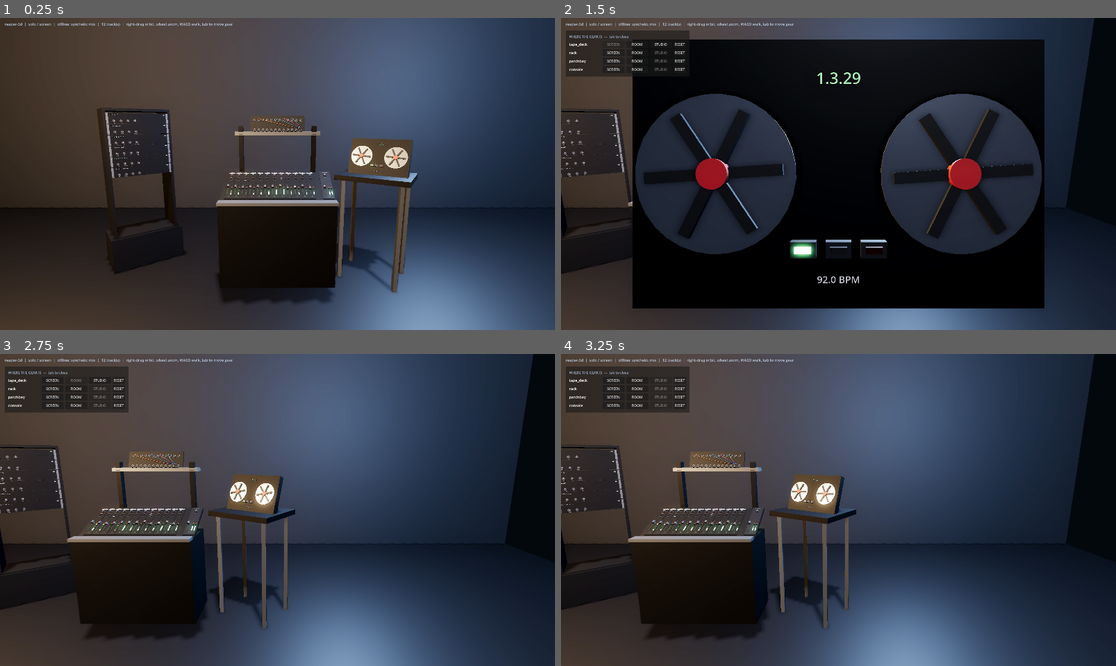
Above: before the commit, frames 1-4 (two rows, left to right).
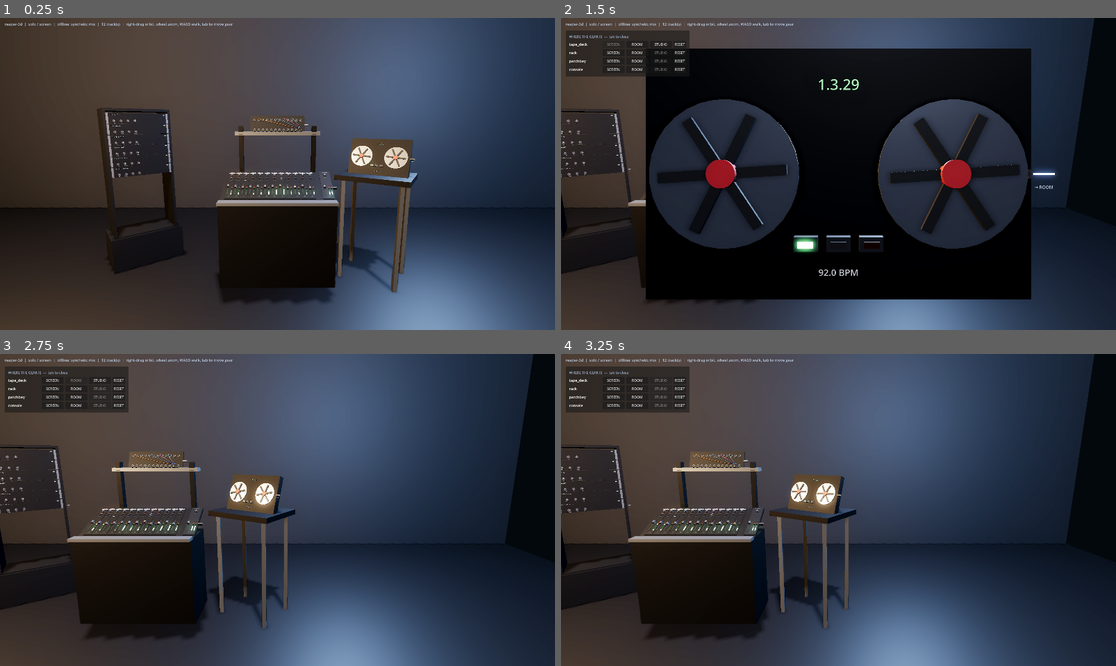
Above: after the commit, the same moments.

Repository: jacob-sabella/gd-dawlings
Game: Godot game, scene res://scenes/bootstrap.tscn
Two runs of this game, one before a commit and one after it. Both use one fixed random seed, a clock stepped at 60 frames per second and the inputs below.
Inputs (mouse positions are in pixels of both pictures, inside the frame that each line leads up to):
- Up to frame 1 (0.25 s): no input
- Up to frame 2 (1.5 s): tap Enter at 0.5 s; move the mouse to (960, 158) at 0.52 s; hold D 0.53-1.25 s; tap Tab at 0.6 s; click (960, 158) at 0.67 s; click "SCREEN" at 1.25 s
- Up to frame 3 (2.75 s): click "ROOM" at 2 s
- Up to frame 4 (3.25 s): click "STUDIO" at 2.75 s

The runs differ from the first frame. In frame 1, less than 0.1% of the frame differs, in the area x 54-75%, y 34-56%; in frame 2, 16%, in the area x 12-90%, y 6-94%; in frame 3, less than 0.1%; in frame 4, less than 0.1%.

Commit message:
The only way to move a console was a key nobody wearing a headset can press
Presentation switching had one control: a flat overlay on Tab. That is the
screen participant's tool and it is the wrong shape for the participant this
project was built for -- someone in passthrough has no 2D layer to put a list
on and no keyboard to open it with, so the central claim of the thing was
still only operable from a desk.

What they have is a hand, so the control is a thing a hand can hold: a tab
clipped to the outer edge of every surface. Tap it and the surface cycles to
the next anchor; drag it and the surface is carried, remembered for that mode
alone. One handle, two gestures, told apart by whether the surface actually
went anywhere -- a handle plus a floating menu reads as software bolted to
hardware, and the tab reads as hardware.

The mount builds the handles, not the surface. A surface that could answer
"what mode am I in" would be a surface that knows its own presentation, which
is the one thing core/presentation/presentation.gd forbids.

Three things that are not arbitrary:

The handle sits at the MIDDLE of the surface's edge, not the top corner. A
surface on a monitor is pitched back and fitted to the viewport at the depth
of its centre; a tab above that centre swings toward the camera as it
pitches, lands nearer than the plane that was fitted, and is cropped by the
edge of a frame it was measured to be inside. The first version did exactly
that and hung half off the screen.

It lies in the plane of the WORKING FACE, which on a console is laid sixty
degrees back inside the carcass, so the tab is clipped to the panel rather
than standing proud of it.

It is excluded from the surface's own measurement, and the screen framing
allows a fixed 55mm for it instead. Measuring it would be circular: the
handle is placed from the content box, so counting it grows the box, which
moves the handle.

A carry is rigid relative to the hand, so turning your wrist turns the
console -- reconstructing a position from the ray hit would slide it along a
plane and never let anyone face it toward themselves. And a tap snaps back
the few millimetres a tracked hand drifts while holding still, because a mode
switch that also silently nudges the gear is worse than either.

LayoutProfile's save path is now overridable, so the suite can exercise
placement without overwriting the layout of whoever runs it.

Diff:
--- a/core/presentation/layout_profile.gd
+++ b/core/presentation/layout_profile.gd
@@ -15,6 +15,11 @@
 ## ROOM-anchored FOR THIS VIEWER at all.
 
 const SAVE_PATH := "user://layout_profile.cfg"
+
+## Where this profile persists. Overridable so a test can exercise save/load without writing
+## over the layout of whoever is running the test -- which, for a profile whose whole content
+## is "where this person likes their gear", is a genuinely annoying thing to clobber.
+var save_path := SAVE_PATH
 
 ## {surface_id: int mode}
 var modes: Dictionary = {}
@@ -63,12 +68,12 @@
 		cfg.set_value("modes", String(id), modes[id])
 	for id in local_transforms:
 		cfg.set_value("transforms", String(id), local_transforms[id])
-	cfg.save(SAVE_PATH)
+	cfg.save(save_path)
 
 
 func load_saved() -> void:
 	var cfg := ConfigFile.new()
-	if cfg.load(SAVE_PATH) != OK:
+	if cfg.load(save_path) != OK:
 		return
 	medium = cfg.get_value("profile", "medium", medium)
 	if cfg.has_section("modes"):
--- a/core/presentation/surface.gd
+++ b/core/presentation/surface.gd
@@ -109,6 +109,11 @@
 	var first := true
 	for node in framing_root().find_children("*", "VisualInstance3D", true, false):
 		var vi := node as VisualInstance3D
+		# Presentation chrome -- the grab handle -- hangs off the surface but is not part of
+		# it. Measuring it would be circular: the handle is placed from this box, so counting
+		# it would grow the box, which moves the handle, which grows the box.
+		if vi.is_in_group(&"presentation_chrome"):
+			continue
 		var box := vi.get_aabb()
 		# Into this surface's frame: a strip is rotated and offset inside the console, and its
 		# own AABB says nothing about where the desk ends.
--- /dev/null
+++ b/core/presentation/surface_handle.gd
@@ -0,0 +1,197 @@
+class_name SurfaceHandle
+extends ControlAffordance
+
+## The grab tab clipped to the corner of every surface: where it lives, and how to move it.
+##
+## This is the in-world half of presentation switching. The flat overlay (`StageManager`) is the
+## screen participant's tool and is useless the moment someone puts a headset on -- there is no
+## 2D layer to put a list on, and no keyboard to press Tab with. What there is instead is a
+## hand, so the control is a thing the hand can take hold of.
+##
+## Two gestures on one handle, told apart by whether the surface actually went anywhere:
+##
+##   TAP    -- grab and release without moving: cycle to the next presentation mode.
+##   CARRY  -- grab and move: reposition the surface, remembered for THAT MODE only.
+##
+## Collapsing both onto one handle is deliberate. The alternative is a handle plus a menu, and a
+## menu floating beside a console is the kind of thing that reads as software bolted to
+## hardware. A tab you tap or drag reads as hardware.
+##
+## THE HANDLE DOES NOT KNOW WHAT MODE IT IS IN, and neither does the surface it hangs off. It
+## asks the mount and tells the mount; `Surface` stays ignorant of presentation exactly as
+## core/presentation/presentation.gd requires. That is also why the mount builds these rather
+## than the surface doing it: the mount is already the one object allowed to read a layout.
+
+## How far the surface must travel before a grab counts as a carry rather than a tap. Generous,
+## because a tracked controller is never still: a hand holding a tab "without moving" drifts
+## several millimetres over the half second it is held, and a tighter threshold turns every tap
+## into a one-centimetre nudge that also fails to switch modes.
+const TAP_SLOP := 0.018
+
+const BAR := Vector3(0.036, 0.011, 0.016)
+## The collision box is bigger than the thing you see. Aiming a tracked controller at a 13mm bar
+## across a room is a dart throw; aiming at the 30mm box around it is a gesture.
+const TARGET := Vector3(0.060, 0.034, 0.030)
+## Clear of the surface's outermost control, so the tab never sits over a fader.
+const MARGIN := 0.013
+
+var surface: Surface
+var mount: SurfaceMount
+
+## Lit, because a tab the colour of the chassis it is bolted to is a tab nobody finds. One pip
+## rather than a glowing slab: the gear is the thing being looked at.
+const ACCENT := Color(0.38, 0.60, 0.95)
+
+var _bar: MeshInstance3D
+var _accent: MeshInstance3D
+var _caption: Label3D
+var _grip := Transform3D.IDENTITY
+var _origin_at_grab := Vector3.ZERO
+var _carried := false
+
+
+static func create(for_surface: Surface, owning_mount: SurfaceMount) -> SurfaceHandle:
+	var handle := SurfaceHandle.new()
+	handle.name = "SurfaceHandle"
+	handle.surface = for_surface
+	handle.mount = owning_mount
+	return handle
+
+
+func _ready() -> void:
+	collision_layer = 1 << (Interactor.CONTROL_LAYER - 1)
+	collision_mask = 0
+
+	var shape := CollisionShape3D.new()
+	var box := BoxShape3D.new()
+	box.size = TARGET
+	shape.shape = box
+	add_child(shape)
+
+	_bar = MeshInstance3D.new()
+	var mesh := BoxMesh.new()
+	mesh.size = BAR
+	_bar.mesh = mesh
+	_bar.material_override = Materials.cap_plastic(Color(0.17, 0.18, 0.20))
+	_mark_chrome(_bar)
+	add_child(_bar)
+
+	_accent = MeshInstance3D.new()
+	var pip := BoxMesh.new()
+	pip.size = Vector3(BAR.x * 0.70, 0.0022, 0.0010)
+	_accent.mesh = pip
+	_accent.position = Vector3(0, 0, BAR.z * 0.5 + 0.0005)
+	_accent.material_override = Materials.led(ACCENT, true)
+	_mark_chrome(_accent)
+	add_child(_accent)
+
+	_caption = Label3D.new()
+	_caption.font_size = 40
+	_caption.pixel_size = 0.00013
+	_caption.position = Vector3(0, -BAR.y * 0.5 - 0.010, BAR.z * 0.5)
+	_caption.modulate = Color(0.60, 0.66, 0.76)
+	_caption.outline_size = 0
+	_caption.horizontal_alignment = HORIZONTAL_ALIGNMENT_CENTER
+	_mark_chrome(_caption)
+	add_child(_caption)
+
+	grab_started.connect(func(_by): _light(true))
+	grab_ended.connect(func(_by): _light(false))
+
+	if surface != null:
+		surface.rebuilt.connect(reposition)
+	reposition()
+	refresh()
+
+
+## Clipped to the outer edge of whatever the surface currently is, at the height of its middle.
+##
+## Recomputed on every rebuild and not cached, because the edge moves: a console that gained
+## eight tracks is a wider object, and a tab left at the old width ends up floating in the
+## middle of the new strips.
+##
+## MID-HEIGHT, not the top corner, and that is a framing constraint rather than taste. A surface
+## shown on a monitor is pitched back and fitted to the viewport at the depth of its centre; a
+## tab above that centre swings toward the camera as it pitches, lands nearer than the plane
+## that was fitted, and gets cropped by the edge of a frame it was measured to be inside of.
+## At the centre height there is no swing.
+func reposition() -> void:
+	if surface == null:
+		return
+	var bounds := surface.content_aabb()
+	if bounds.size.x <= 0.0:
+		return
+	var centre := bounds.get_center()
+	# Lies in the plane of the WORKING FACE, which on a console is laid sixty degrees back
+	# inside the carcass. A tab square to the surface's own axes would stand proud of the panel
+	# it is supposed to be clipped to.
+	transform = Transform3D(_face_basis(), Vector3(bounds.end.x + MARGIN, centre.y, centre.z))
+
+
+func _face_basis() -> Basis:
+	var face := surface.framing_root()
+	if face == null or face == surface:
+		return Basis.IDENTITY
+	return (surface.global_transform.affine_inverse() * face.global_transform).basis.orthonormalized()
+
+
+## Shows the mode the NEXT tap will move to, not the one the surface is in.
+##
+## A label reading the current state is useless on a control whose whole job is to change it --
+## the surface in front of you already tells you where it is. What is worth knowing before you
+## touch it is where it will go.
+func refresh() -> void:
+	if _caption == null or surface == null or mount == null:
+		return
+	var next := mount.next_mode(surface.surface_id)
+	_caption.text = "→ %s" % String(Presentation.MODE_NAMES.get(next, "?")).to_upper()
+
+
+func _on_grab_begin(_at: Vector3) -> void:
+	var hand := held_by as Interactor
+	if hand == null or surface == null:
+		return
+	# The surface is carried RIGIDLY relative to the hand: wrist rotation turns the console the
+	# way turning a held object turns it. Reconstructing a position from the ray hit instead
+	# would slide the surface along a plane and never let anyone face it toward themselves.
+	_grip = hand.aim().affine_inverse() * surface.global_transform
+	_origin_at_grab = surface.global_position
+	_carried = false
+
+
+func _on_grab_move(_at: Vector3) -> void:
+	var hand := held_by as Interactor
+	if hand == null or surface == null:
+		return
+	surface.global_transform = hand.aim() * _grip
+	if surface.global_position.distance_to(_origin_at_grab) > TAP_SLOP:
+		_carried = true
+
+
+func _on_grab_end() -> void:
+	if surface == null or mount == null:
+		return
+	if _carried:
+		mount.remember_placement(surface.surface_id)
+	else:
+		# Snap back first. A tap still drifts a few millimetres, and leaving that drift behind
+		# would mean every mode switch also silently nudged the surface off the placement the
+		# viewer had settled on.
+		surface.global_position = _origin_at_grab
+		mount.cycle_mode(surface.surface_id)
+	refresh()
+
+
+func _light(on: bool) -> void:
+	if _bar != null:
+		_bar.material_override = Materials.cap_plastic(Color(0.30, 0.34, 0.40) if on \
+				else Color(0.17, 0.18, 0.20))
+	if _accent != null:
+		_accent.material_override = Materials.led(Color(0.82, 0.90, 1.0) if on else ACCENT, true)
+
+
+## Chrome is not gear. A surface measures itself to be framed on a monitor, and a tab that
+## counted toward that measurement would push the surface back to make room for the tab, which
+## moves the corner, which moves the tab.
+func _mark_chrome(node: Node) -> void:
+	node.add_to_group(&"presentation_chrome")
--- a/core/presentation/surface_mount.gd
+++ b/core/presentation/surface_mount.gd
@@ -19,8 +19,20 @@
 ## outermost fader is against the frame reads as cropped even when it is not.
 const SCREEN_MARGIN := 1.18
 
+## Room left beside the content for the grab handle, in metres.
+##
+## A fixed allowance rather than part of the measurement, and that is the whole point: the
+## handle is placed from the content box, so measuring the handle would grow the box, which
+## moves the handle. Its size is a constant, so the space it needs can be one too.
+const CHROME_ALLOWANCE := 0.055
+
+## Which modes a tap on a handle walks through, in order.
+const MODE_ORDER := [Presentation.Mode.SCREEN, Presentation.Mode.ROOM, Presentation.Mode.STUDIO]
+
 ## {surface_id: Surface}
 var _mounted: Dictionary = {}
+## {surface_id: SurfaceHandle}
+var _handles: Dictionary = {}
 ## {surface_id: Transform3D} -- where the studio placed it, which is the authored layout and the
 ## only placement in the project a human wrote by hand. Captured at registration because the
 ## node's own transform stops being that the moment it is first re-anchored.
@@ -34,6 +46,12 @@
 	# before it has built anything, so the FIRST frame is the one that has nothing to measure,
 	# and a console that gained eight tracks is a wider object that no longer fits where it did.
 	surface.rebuilt.connect(_on_surface_rebuilt.bind(surface.surface_id))
+	# Built here rather than by the surface: a handle has to ask what mode a surface is in and
+	# tell the mount to change it, and a surface that could answer either question would be a
+	# surface that knows its own presentation. The mount is the one object allowed to.
+	var handle := SurfaceHandle.create(surface, self)
+	_handles[surface.surface_id] = handle
+	surface.add_child(handle)
 	apply(surface.surface_id)
 
 
@@ -101,7 +119,7 @@
 	var aspect := float(camera.get_viewport().get_visible_rect().size.aspect())
 	var distance := maxf(
 			pitched.size.y * 0.5 / half_v,
-			pitched.size.x * 0.5 / (half_v * aspect)) * SCREEN_MARGIN
+			(pitched.size.x * 0.5 + CHROME_ALLOWANCE) / (half_v * aspect)) * SCREEN_MARGIN
 
 	# The surface's own origin is not its centre -- a console's origin is at the front edge of
 	# the desk -- so the centre is what gets put on the axis, and the origin follows from it.
@@ -120,6 +138,57 @@
 	Session.layout.set_mode(surface_id, mode)
 	apply(surface_id)
 	Session.layout.save()
+	_refresh_handle(surface_id)
+
+
+## The next mode a tap on this surface's handle will move it to.
+##
+## Skips modes with no anchor in this session rather than cycling into them: an AR participant
+## has no virtual set, and a tap that parked the console in a studio that is not being drawn
+## would make it vanish with no way to get it back.
+func next_mode(surface_id: StringName) -> int:
+	var here := mode_of(surface_id)
+	var order := available_modes()
+	if order.is_empty():
+		return here
+	var at := order.find(here)
+	return order[(at + 1) % order.size()] if at >= 0 else order[0]
+
+
+## The modes this session can actually put a surface in, in cycle order.
+func available_modes() -> Array:
+	var out: Array = []
+	for mode in MODE_ORDER:
+		if _anchor_for(mode) != null:
+			out.append(mode)
+	return out
+
+
+## Move a surface one step round the cycle. What a handle tap does.
+func cycle_mode(surface_id: StringName) -> void:
+	var next := next_mode(surface_id)
+	if next != mode_of(surface_id):
+		set_mode(surface_id, next)
+	_refresh_handle(surface_id)
+
+
+## Keep where the viewer just dragged this surface to, for the mode it is currently in.
+func remember_placement(surface_id: StringName) -> void:
+	if not _mounted.has(surface_id):
+		return
+	var surface: Surface = _mounted[surface_id]
+	Session.layout.set_transform(surface_id, mode_of(surface_id), surface.transform)
+	Session.layout.save()
+
+
+func handle_for(surface_id: StringName) -> SurfaceHandle:
+	return _handles.get(surface_id)
+
+
+func _refresh_handle(surface_id: StringName) -> void:
+	var handle: SurfaceHandle = _handles.get(surface_id)
+	if handle != null:
+		handle.refresh()
 
 
 func mounted_ids() -> Array:
@@ -146,6 +215,7 @@
 	Session.layout.local_transforms.erase(LayoutProfile._key(surface_id, mode))
 	surface.transform = _default_transform(surface, mode)
 	Session.layout.save()
+	_refresh_handle(surface_id)
 
 
 func _anchor_for(mode: int) -> Node3D:
--- a/tests/run_tests.gd
+++ b/tests/run_tests.gd
@@ -37,6 +37,9 @@
 	_test_rig_calibration_gesture()
 	_test_rig_tip_is_ahead_of_the_grip()
 	_test_ar_studio_draws_no_room()
+	_test_handle_is_chrome_not_gear()
+	_test_handle_cycle_skips_missing_anchors()
+	_test_handle_tap_cycles_and_carry_places()
 
 	print("\n%d checks, %d failed" % [_checks, _failures.size()])
 	for f in _failures:
@@ -485,3 +488,141 @@
 	check("the snapshot carries the master volume", "/master/volume" in addresses)
 	check("the snapshot carries the master pan", "/master/pan" in addresses)
 	link.free()
+
+
+# --- the in-world grab handle -------------------------------------------------------------
+
+## A surface that is one 20cm cube, so every number below is checkable by hand.
+class BoxSurface extends Surface:
+	func _rebuild() -> void:
+		_clear_built()
+		var m := MeshInstance3D.new()
+		var box := BoxMesh.new()
+		box.size = Vector3(0.2, 0.2, 0.2)
+		m.mesh = box
+		_adopt(m)
+
+
+## An interactor whose aim is whatever the test says it is.
+class FakeHand extends Interactor:
+	var pose := Transform3D.IDENTITY
+	func aim() -> Transform3D:
+		return pose
+
+
+## Builds a mount with the anchors named in `modes`, one registered BoxSurface, and a throwaway
+## layout profile so the run does not overwrite the layout of whoever is running the tests.
+func _fake_mount(modes: Array) -> Dictionary:
+	var root := Node3D.new()
+	add_child(root)
+	var mount := SurfaceMount.new()
+	root.add_child(mount)
+	for mode in modes:
+		var anchor := Node3D.new()
+		mount.add_child(anchor)
+		match mode:
+			Presentation.Mode.SCREEN: mount.screen_stage = anchor
+			Presentation.Mode.ROOM: mount.room_anchor = anchor
+			Presentation.Mode.STUDIO: mount.studio_set = anchor
+
+	var surface := BoxSurface.new()
+	surface.surface_id = &"box"
+	surface.surface_kind = &"console"
+	mount.add_child(surface)
+
+	var saved_layout := Session.layout
+	Session.layout = LayoutProfile.new()
+	Session.layout.save_path = "user://test_layout_profile.cfg"
+	mount.register(surface)
+	# Surfaces build on the next _process, and every number the handle needs comes from the
+	# geometry, so the test has to let that frame happen rather than reading an empty box.
+	surface._process(0.0)
+	return {"root": root, "mount": mount, "surface": surface, "saved_layout": saved_layout}
+
+
+func _drop_mount(rig: Dictionary) -> void:
+	Session.layout = rig["saved_layout"]
+	rig["root"].queue_free()
+
+
+## The handle hangs off the surface and travels with it, but a surface framed to fill a monitor
+## must not measure its own handle: the handle is placed from that measurement, so counting it
+## would grow the box, which moves the handle, which grows the box again.
+func _test_handle_is_chrome_not_gear() -> void:
+	var rig := _fake_mount([Presentation.Mode.SCREEN, Presentation.Mode.ROOM, Presentation.Mode.STUDIO])
+	var surface: Surface = rig["surface"]
+	var handle := (rig["mount"] as SurfaceMount).handle_for(&"box")
+
+	check("registering a surface builds it a handle", handle != null)
+	check("the handle rides on the surface", handle.get_parent() == surface)
+
+	var bounds := surface.content_aabb()
+	close_to("the measured width is the gear, not the gear plus a tab", bounds.size.x, 0.2, 0.001)
+	check("the handle sits outside the gear", handle.position.x > bounds.end.x)
+	check("the handle is within a hand's reach of the corner", handle.position.x - bounds.end.x < 0.05)
+
+	_drop_mount(rig)
+
+
+## An AR participant has no virtual set. A tap that parked the console in a studio nobody is
+## drawing would make it vanish with no handle left to tap.
+func _test_handle_cycle_skips_missing_anchors() -> void:
+	var rig := _fake_mount([Presentation.Mode.SCREEN, Presentation.Mode.ROOM])
+	var mount: SurfaceMount = rig["mount"]
+
+	check("a mode with no anchor is not offered", not mount.available_modes().has(Presentation.Mode.STUDIO))
+	check("the two anchored modes are", mount.available_modes().size() == 2)
+
+	mount.set_mode(&"box", Presentation.Mode.SCREEN)
+	check("screen cycles to room", mount.next_mode(&"box") == Presentation.Mode.ROOM)
+	mount.set_mode(&"box", Presentation.Mode.ROOM)
+	check("room wraps back to screen, not into the missing studio",
+			mount.next_mode(&"box") == Presentation.Mode.SCREEN)
+
+	_drop_mount(rig)
+
+
+## The two gestures the handle has to tell apart, and the thing that goes wrong if it cannot:
+## a tap that drifts is a mode switch that also silently nudges the gear, and a carry that
+## reads as a tap throws the surface to another anchor mid-drag.
+func _test_handle_tap_cycles_and_carry_places() -> void:
+	var rig := _fake_mount([Presentation.Mode.SCREEN, Presentation.Mode.ROOM, Presentation.Mode.STUDIO])
+	var mount: SurfaceMount = rig["mount"]
+	var surface: Surface = rig["surface"]
+	var handle := mount.handle_for(&"box")
+
+	var hand := FakeHand.new()
+	hand.set_physics_process(false)
+	rig["root"].add_child(hand)
+
+	mount.set_mode(&"box", Presentation.Mode.ROOM)
+	var before := mount.mode_of(&"box")
+	var resting := surface.global_position
+
+	# A tap: held, jittered by less than the slop, released.
+	handle.grab_begin(hand, handle.global_position)
+	hand.pose = Transform3D(Basis.IDENTITY, Vector3(0, SurfaceHandle.TAP_SLOP * 0.4, 0))
+	handle.grab_move(hand, handle.global_position)
+	handle.grab_end(hand)
+
+	check("a tap moves the surface to the next mode", mount.mode_of(&"box") != before)
+	check("a tap leaves no drift behind",
+			surface.global_position.distance_to(resting) < 0.0001)
+	check("a tap stores no placement",
+			not Session.layout.has_transform(&"box", before))
+
+	# A carry: held and moved well past the slop.
+	var carried_mode := mount.mode_of(&"box")
+	handle.grab_begin(hand, handle.global_position)
+	hand.pose = Transform3D(Basis.IDENTITY, Vector3(0.35, 0, 0))
+	handle.grab_move(hand, handle.global_position)
+	handle.grab_end(hand)
+
+	check("a carry does not also switch modes", mount.mode_of(&"box") == carried_mode)
+	check("a carry moves the surface", surface.global_position.distance_to(resting) > 0.1)
+	check("a carry is remembered for the mode it happened in",
+			Session.layout.has_transform(&"box", carried_mode))
+	check("and not for any other mode",
+			not Session.layout.has_transform(&"box", mount.next_mode(&"box")))
+
+	_drop_mount(rig)
Not shown, added: core/presentation/surface_handle.gd.uid
Not shown, changed: docs/loop_backlog.md
